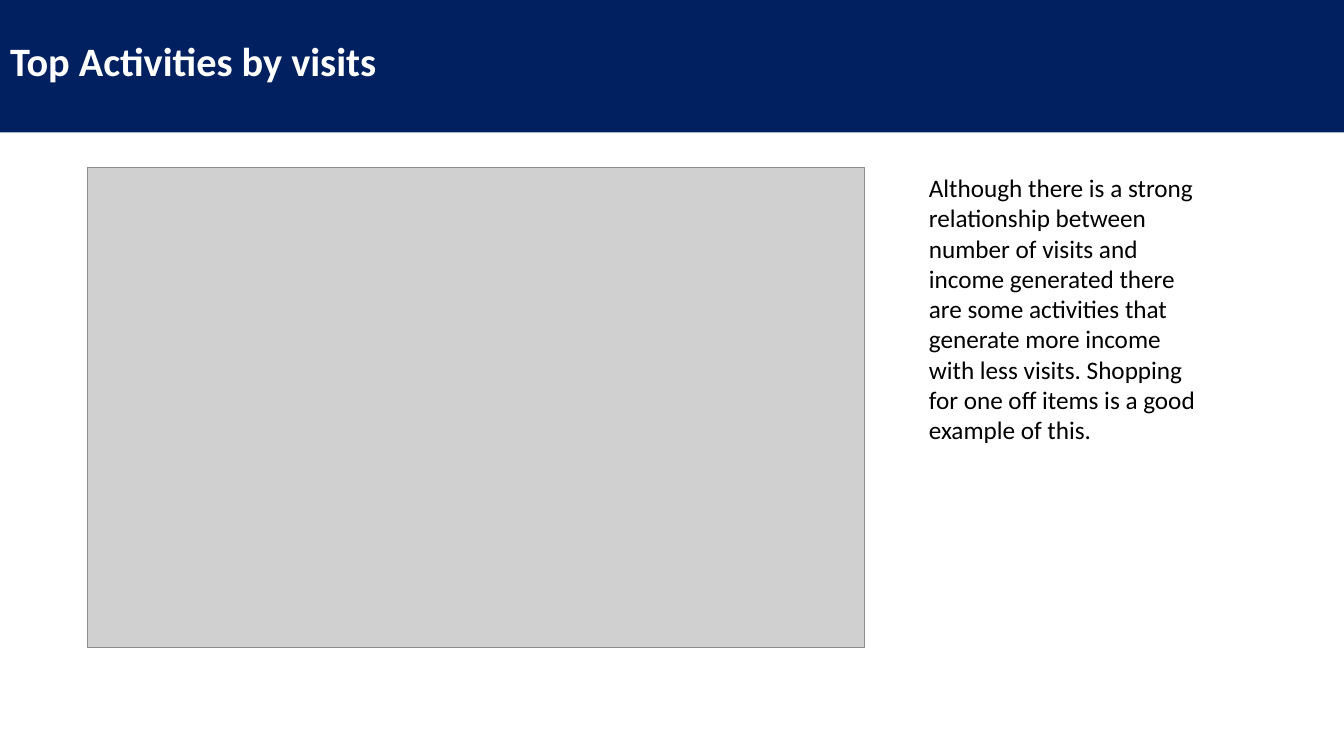
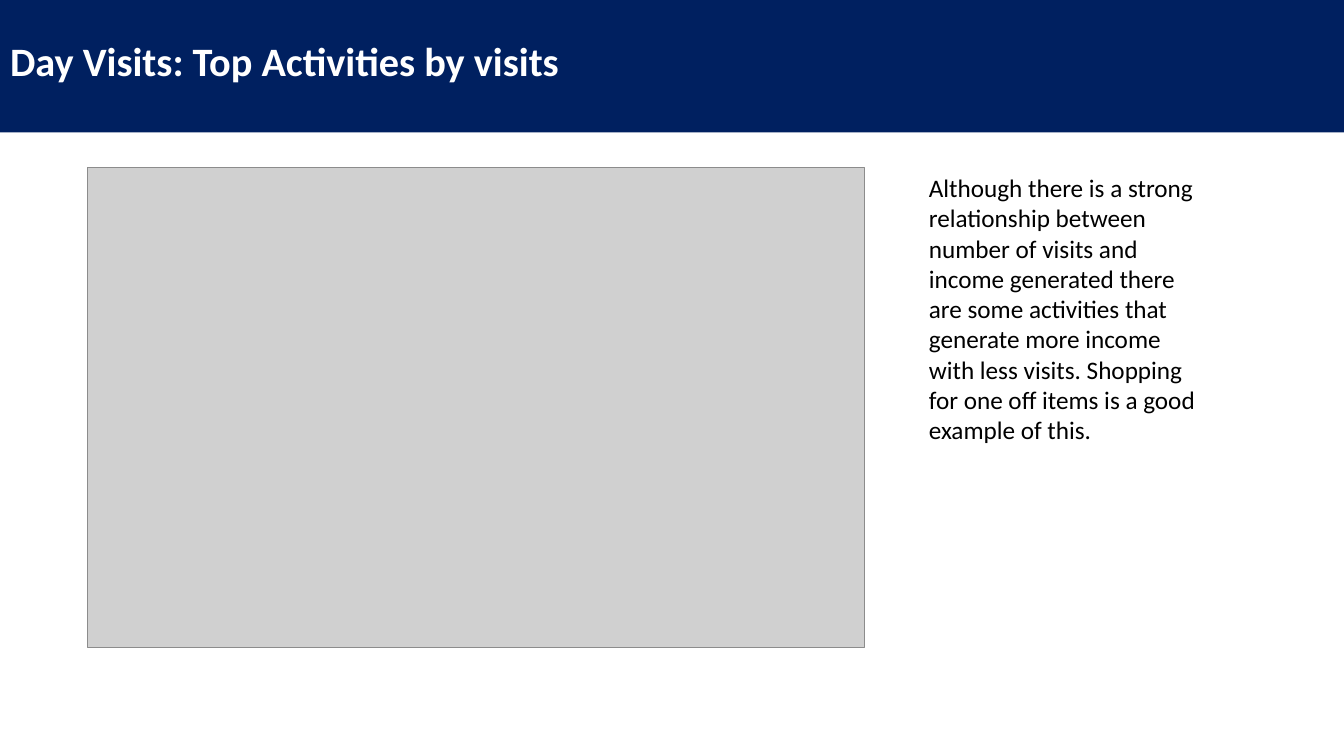
Before and after one commit to barrodea/visit_scotland, a slide deck: slide 4 of Visit Scotland Presentation.pptx. Drawn at 1344x756 pixels with LibreOffice and Linux fonts; fonts in the diff are those of the drawing; grey boxes stand for pictures. Boxes give left, top, right and bottom in pixels: in the first picture for what was removed or moved away, otherwise in the second. Text is boxed around its words. In the diff, an @@ line names an element or a change of style, - is before the commit and + after.

```diff
--- a/Visit Scotland Presentation.pptx
+++ b/Visit Scotland Presentation.pptx
@@ title at bbox=[10, 47, 559, 83]: text changed @@
-Top Activities by visits
+Day Visits: Top Activities by visits
```
Also in this commit, not shown: 7 other slides changed, 1 slide added.
